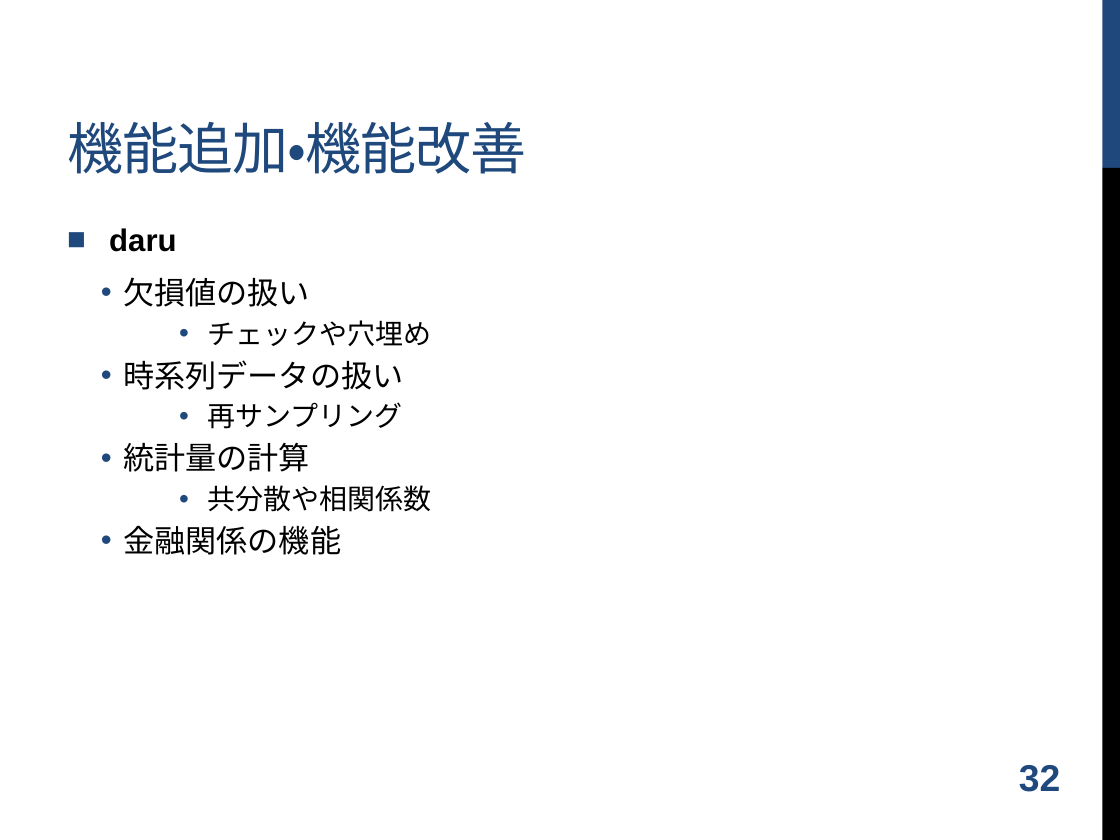
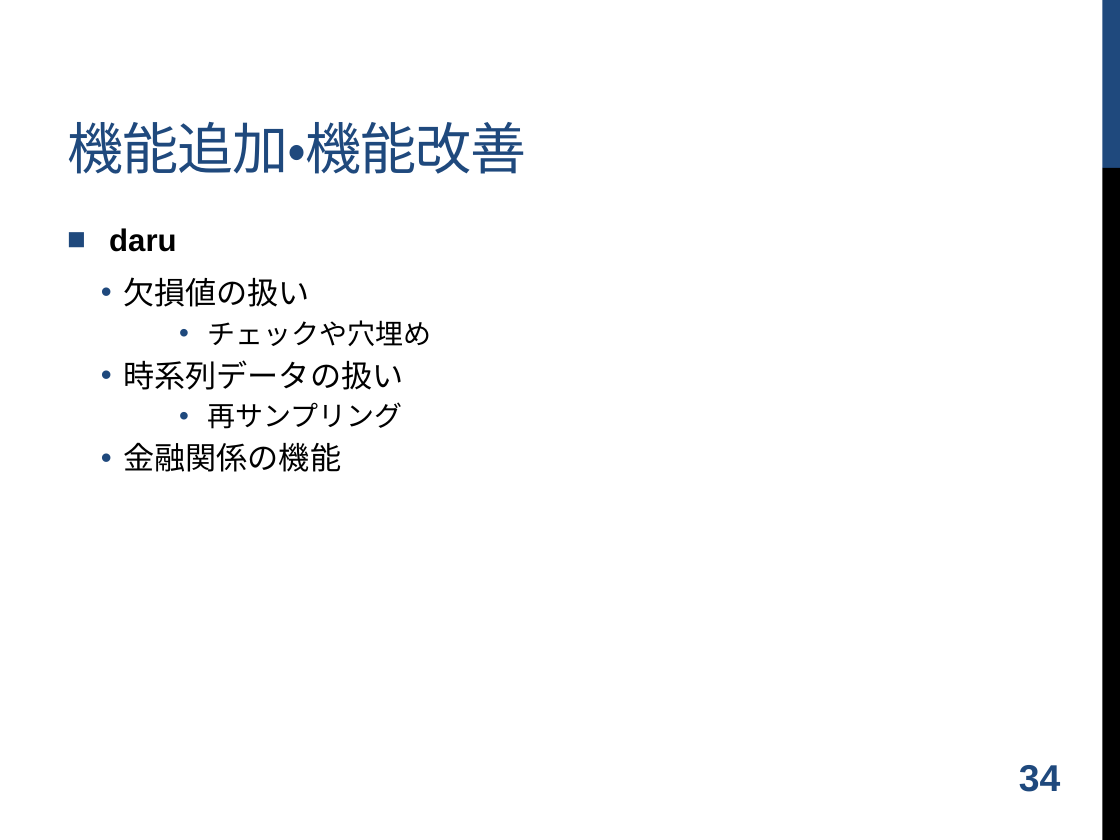
Before and after one commit to shugo/DCW2016, a slide deck: slide 35 of ruby_data_analysis.pptx (slide 33 before the commit). Drawn at 1120x840 pixels with LibreOffice and Linux fonts; fonts in the diff are those of the drawing; background and template pictures are left out. Boxes give left, top, right and bottom in pixels: in the first picture for what was removed or moved away, otherwise in the second. Text is boxed around its words. In the diff, an @@ line names an element or a change of style, - is before the commit and + after.

```diff
--- a/ruby_data_analysis.pptx
+++ b/ruby_data_analysis.pptx
@@ text at box(123, 442, 431, 512): paragraphs removed @@
-  • 統計量の計算
-    • 共分散や相関係数
@@ page number at box(1019, 765, 1060, 792): text changed @@
-32
+34
```
Also in this commit, not shown: 3 other slides changed, 2 slides added.
